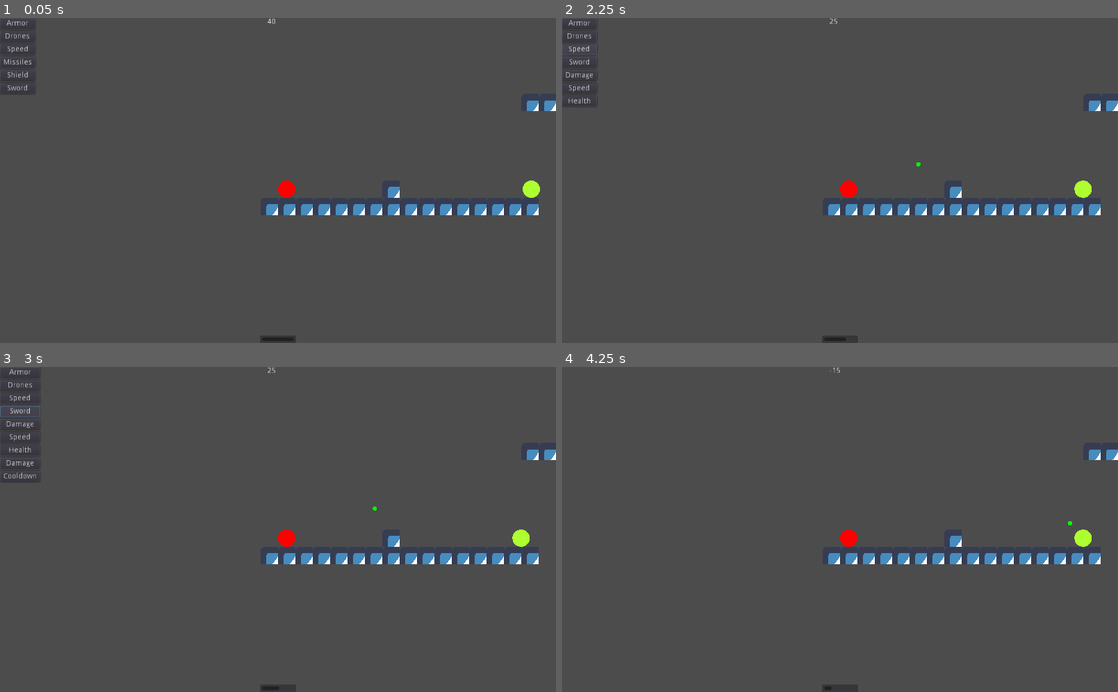
Above: before the commit, frames 1-4 (two rows, left to right).
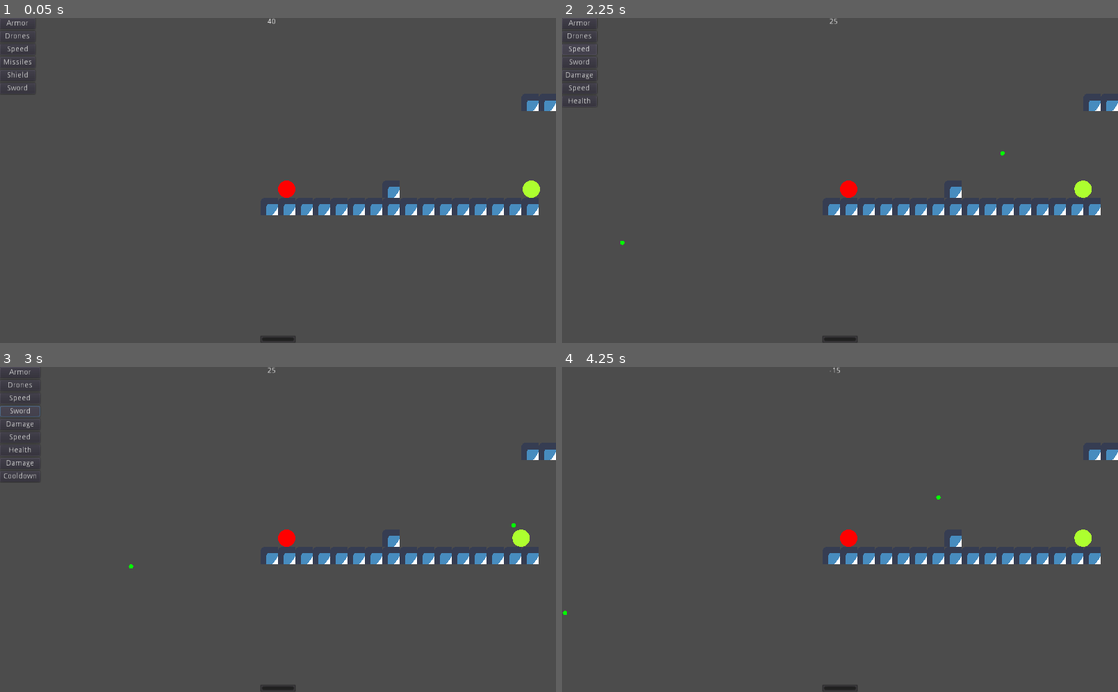
Above: after the commit, the same moments.

Repository: the-alex-g/Gears
Game: Godot game, scene res://Main/Main.tscn
The game is run twice, just before and just after one commit, with the same random seed, the same clock (stepped at 60 frames per second) and the same inputs. The engine's default icon, where the game draws it, is replaced by a stand-in: a white triangle on a blue panel in a dark square.
Inputs:
- Up to frame 1 (0.05 s): no input
- Up to frame 2 (2.25 s): click "Armor" at 0.5 s; click "Drones" at 1.25 s; click "Speed" at 2 s
- Up to frame 3 (3 s): click "Sword" at 2.75 s
- Up to frame 4 (4.25 s): click "Damage" at 3.5 s

Frame 1 is identical in both runs. In frame 2, less than 0.1% of the frame differs, in the area x 10-80%, y 41-100%; in frame 3, less than 0.1%; in frame 4, less than 0.1%, in the area x 0-92%, y 39-100%.

Commit message:
Make ranged upgrade fire multiple shots

Diff:
--- a/project/Enemy/Enemy.gd
+++ b/project/Enemy/Enemy.gd
@@ -136,8 +136,6 @@
 
 
 func _on_PlayerDetectionArea_body_entered(body:PhysicsBody2D)->void:
-	if body is Drone:
-		print("target drone")
 	_target = body
 
 
--- a/project/Robot/Ammo/Ammo.gd
+++ b/project/Robot/Ammo/Ammo.gd
@@ -6,6 +6,7 @@
 var _speed := 800.0
 var good : bool setget _set_good
 var damage := 0
+var index : int setget _set_index
 
 
 func _physics_process(delta:float)->void:
@@ -31,3 +32,7 @@
 		set_collision_mask_bit(1, false)
 	else:
 		set_collision_mask_bit(2, false)
+
+
+func _set_index(value:int)->void:
+	_speed -= (value - 1) * 100
--- a/project/Robot/Robot.gd
+++ b/project/Robot/Robot.gd
@@ -77,13 +77,20 @@
 
 
 func _ranged_attack()->void:
-	var ammo = preload("res://Robot/Ammo/Ammo.tscn").instance() as KinematicBody2D
-	ammo.direction.x *= _direction
-	ammo.position = _firing_point.global_position
-	ammo.good = is_player
-	ammo.damage = _ranged.get_strength(WeaponPaths.DAMAGE)
-	get_parent().add_child(ammo)
-	_start_ranged_cooldown()
+	_can_attack_ranged = false
+	var Ammo := preload("res://Robot/Ammo/Ammo.tscn")
+	for i in _ranged.get_strength(WeaponPaths.DAMAGE):
+		var ammo = Ammo.instance() as KinematicBody2D
+		ammo.direction.x *= _direction
+		ammo.position = _firing_point.global_position
+		ammo.good = is_player
+		ammo.damage = _ranged.get_strength(WeaponPaths.DAMAGE)
+		ammo.index = i
+		get_parent().add_child(ammo)
+		yield(get_tree().create_timer(0.1), "timeout")
+	_ranged_cooldown_timer.start(RANGED_COOLDOWN_TIME - _ranged.get_strength(WeaponPaths.COOLDOWN) * COOLDOWN_STEP)
+	yield(_ranged_cooldown_timer, "timeout")
+	_can_attack_ranged = true
 
 
 func _start_melee_cooldown()->void:
@@ -91,13 +98,6 @@
 	_melee_cooldown_timer.start(MELEE_COOLDOWN_TIME - _sword.get_strength(WeaponPaths.COOLDOWN) * COOLDOWN_STEP)
 	yield(_melee_cooldown_timer, "timeout")
 	_can_attack_melee = true
-
-
-func _start_ranged_cooldown()->void:
-	_can_attack_ranged = false
-	_ranged_cooldown_timer.start(RANGED_COOLDOWN_TIME - _ranged.get_strength(WeaponPaths.COOLDOWN) * COOLDOWN_STEP)
-	yield(_ranged_cooldown_timer, "timeout")
-	_can_attack_ranged = true
 
 
 func hit(damage_dealt:int)->void:
Not shown, changed: .gitignore
